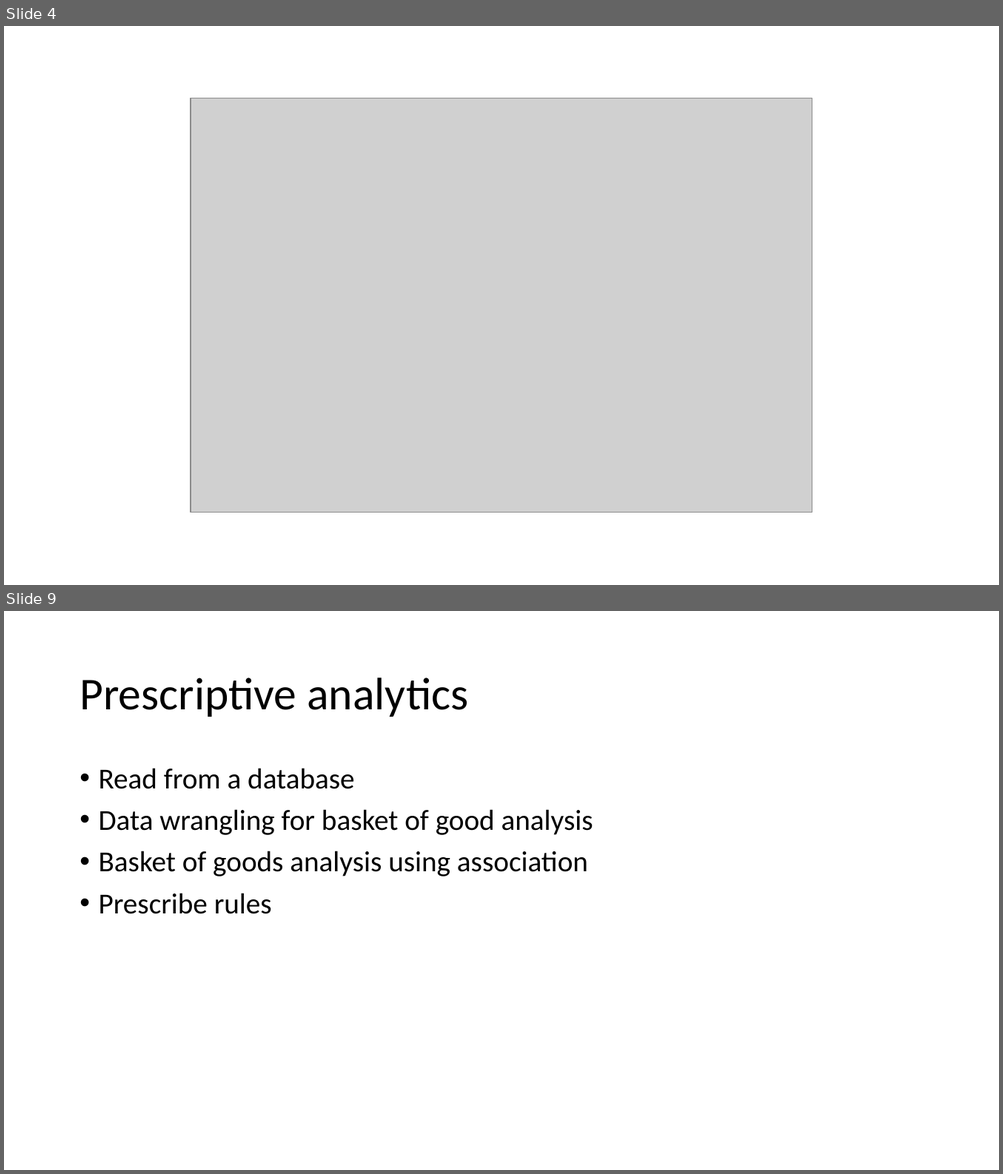
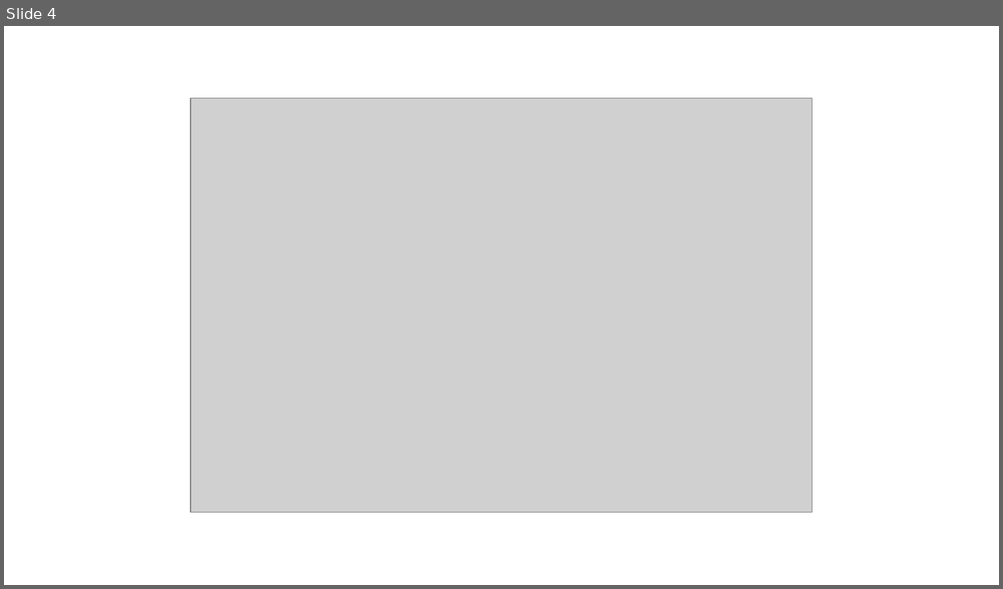
Before and after one commit to carolina-lima-salge/mist4610b, a slide deck: Predictive analytics.pptx. Shown one above the other, each under a label of ours: slides 4 and 9 before the commit, slide 4 after it; the slides between them are not shown. The pictures are 1003x1174 and 1003x589 pixels, drawn with LibreOffice and Linux fonts; fonts in the diff are those of the drawing; grey boxes stand for pictures. Boxes give left, top, right and bottom in pixels: in the first picture for what was removed or moved away, otherwise in the second. Text is boxed around its words. In the diff, an @@ line names an element or a change of style, - is before the commit and + after.

```diff
--- a/Predictive analytics.pptx
+++ b/Predictive analytics.pptx
@@ slide 9 removed at box(4, 611, 999, 1170), background #FFFFFF @@
@@ title removed at box(79, 678, 468, 717) @@
-Prescriptive analytics
@@ text removed at box(99, 768, 593, 914) @@
-• Read from a database
-• Data wrangling for basket of good analysis
-• Basket of goods analysis using association
-• Prescribe rules
```
Also in this commit, not shown: 11 other slides removed, 1 other file.
